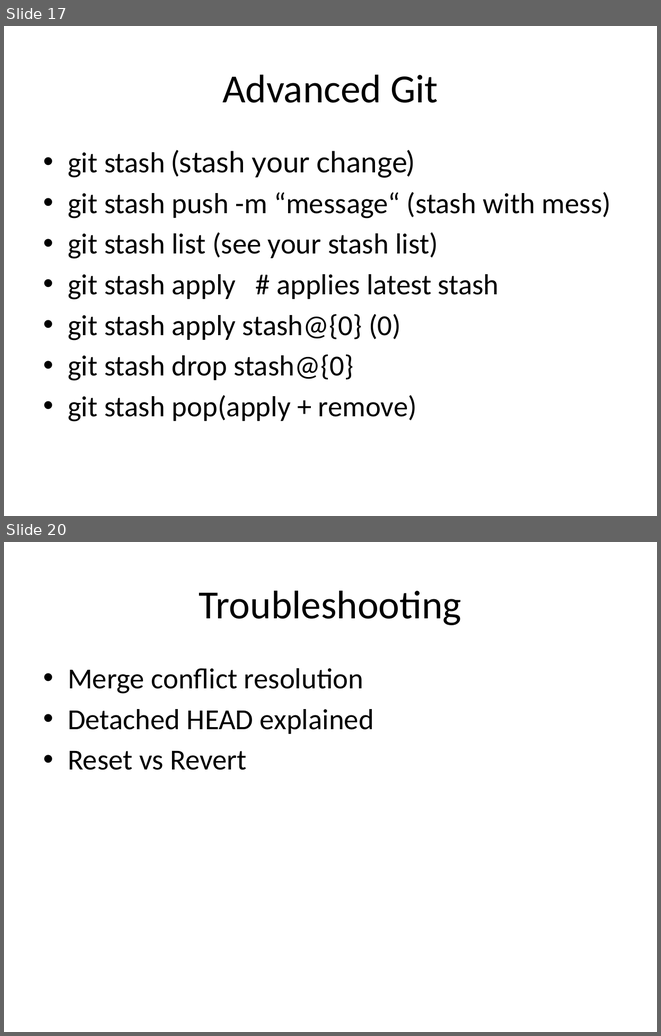
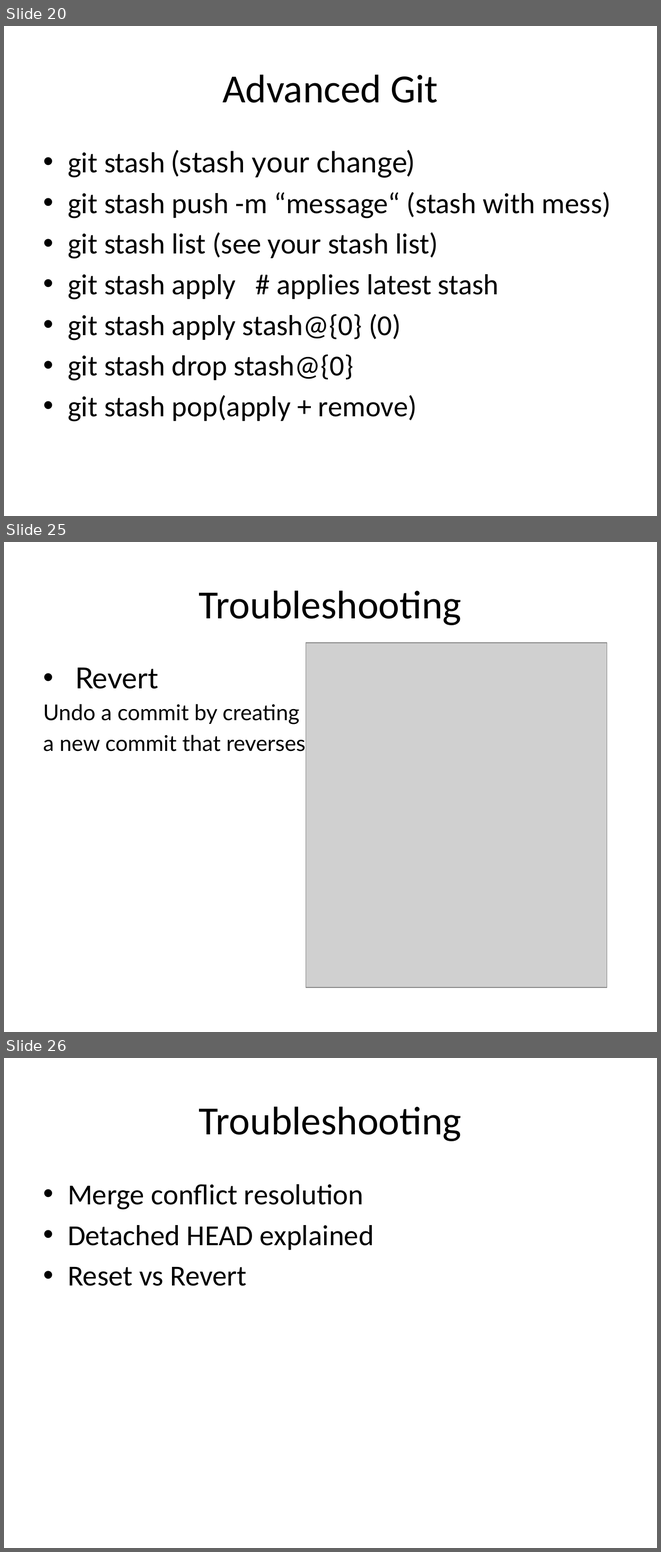
Before and after one commit to duongbach202156/git-test, a slide deck: src/main/resources/Git_Slide.pptx. Shown one above the other, each under a label of ours: slides 17 and 20 before the commit, slides 20, 25 and 26 after it; the slides between them are not shown. The pictures are 661x1036 and 661x1552 pixels, drawn with LibreOffice and Linux fonts; fonts in the diff are those of the drawing; grey boxes stand for pictures. Boxes give left, top, right and bottom in pixels: in the first picture for what was removed or moved away, otherwise in the second. Text is boxed around its words. In the diff, an @@ line names an element or a change of style, - is before the commit and + after.

```diff
--- a/src/main/resources/Git_Slide.pptx
+++ b/src/main/resources/Git_Slide.pptx
@@ slide 25 added at [4,542,657,1032], background #FFFFFF @@
@@ title added at [199,590,462,625], 44 pt, text #000000 @@
+Troubleshooting
@@ picture added at [306,643,607,987] @@
@@ text added at [43,667,306,751], 24 pt, text #000000 @@
+• Revert
+Undo a commit by creating
+a new commit that reverses it
@@ what was slide 17 is now slide 20 @@
@@ what was slide 20 is now slide 26 @@
```
Also in this commit, not shown: 9 slides changed, 6 other slides added.
